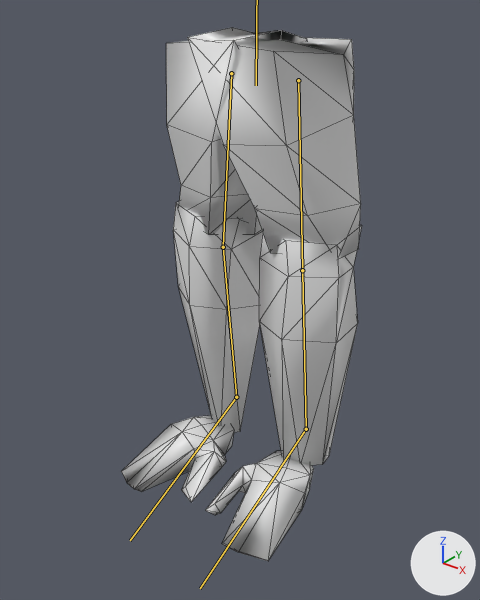
A saved change to the FBX model MLegBundle/Assets/arms.fbx.
Rendered twice from a 50 mm camera at (5.96, -8.11, 7.98) aimed at (-0.11, -0.52, 3.28). The axes (+X, +Y, +Z) are drawn at lower right. The lights are the same throughout. The bones that bend it are drawn over the model as lines. Mesh edges are drawn as thin lines.

The first picture shows 'CerberusArms'.
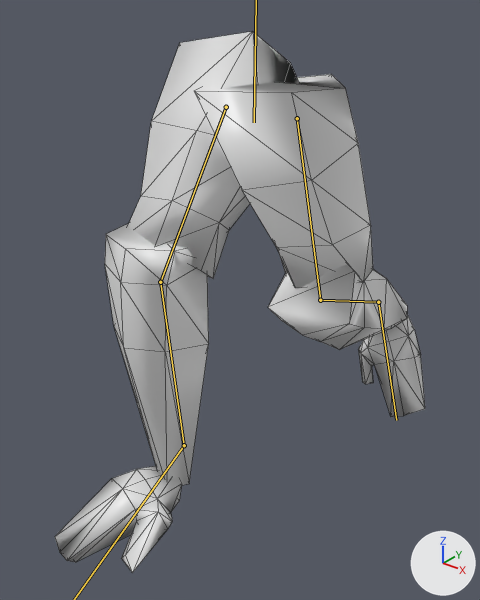
The newer file adds an action. The first version stands in its rest pose; the second is drawn at frame 22 of the action 'healthy_armature|run'.

The change in detail:
Bone 'base' (bone_base) moves from (0.0, 0.0, 0.0) to (0.08, 0.52, -0.11).
Bone 'base' (bone_base) turns from (0, 0, 0) to (3, -7, 2) degrees about its own x, y and z.
Bone 'upper_leg.r' (bone_upper_leg_r) turns from (0, 0, 0) to (-35, 7, -5) degrees about its own x, y and z.
Bone 'lower_leg.r' (bone_lower_leg_r) turns from (0, 0, 0) to (31, -1, 0) degrees about its own x, y and z.
Bone 'foot.r' (bone_foot_r) turns from (0, 0, 0) to (2, -2, 1) degrees about its own x, y and z.
Bone 'upper_leg.l' (bone_upper_leg_l) turns from (0, 0, 0) to (-2, -9, -8) degrees about its own x, y and z.
Bone 'lower_leg.l' (bone_lower_leg_l) turns from (0, 0, 0) to (60, 6, 1) degrees about its own x, y and z.
Bone 'foot.l' (bone_foot_l) turns from (0, 0, 0) to (17, 9, -2) degrees about its own x, y and z.

Location of each change, (x1, y1, x2, y2) in pixels of the pictures (480 x 600 px):
'CerberusArms', posed (53% wider): before (121, 27, 362, 561); after (55, 31, 425, 573)
bone 'upper_leg.r', root to tip: before (231, 73) to (223, 247); after (226, 107) to (160, 282)
bone 'lower_leg.r', root to tip: before (223, 247) to (236, 397); after (160, 282) to (184, 445)
bone 'upper_leg.l', root to tip: before (298, 80) to (302, 270); after (297, 118) to (320, 300)
bone 'lower_leg.l', root to tip: before (302, 270) to (306, 429); after (320, 300) to (378, 302)
bone 'foot.l', root to tip: before (306, 429) to (200, 588); after (378, 302) to (396, 420)
